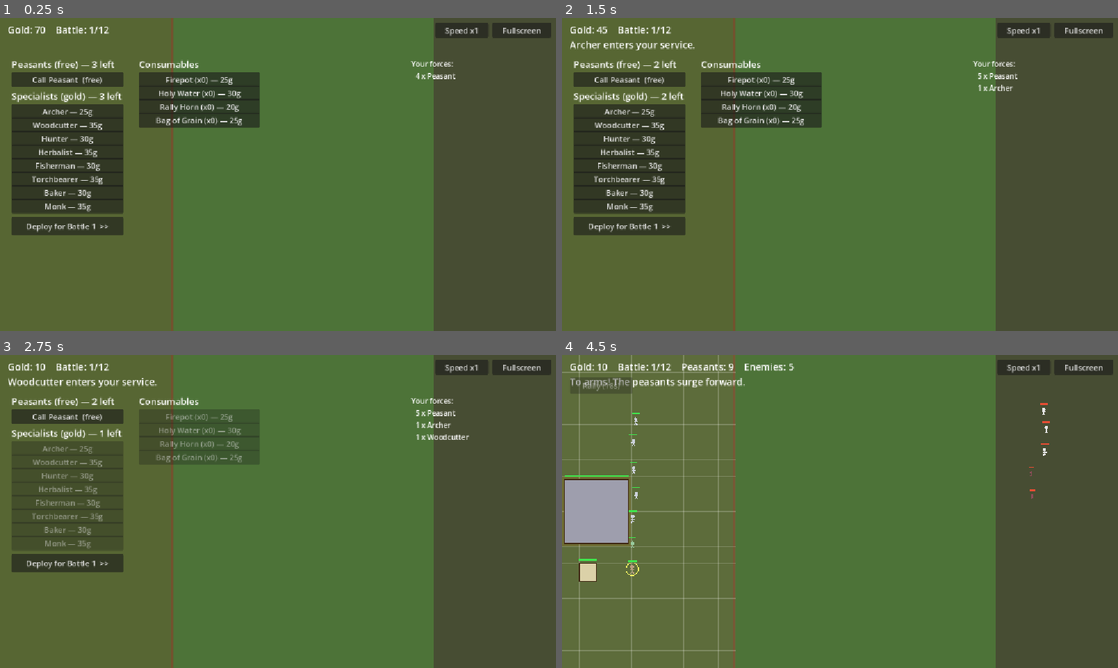
Above: before the commit, frames 1-4 (two rows, left to right).
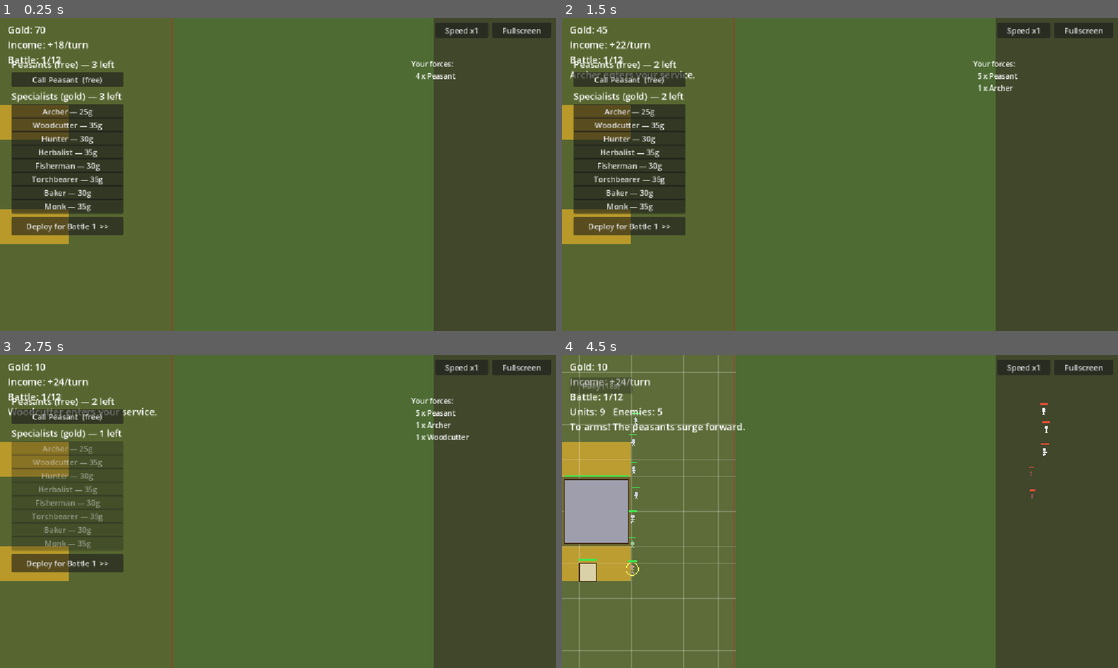
Above: after the commit, the same moments.

Repository: Jazzboy2567/protect-your-plot
Game: Godot game, scene res://Main.tscn
Two runs of this game, one before a commit and one after it. Both use one fixed random seed, a clock stepped at 60 frames per second and the inputs below.
Inputs:
- Up to frame 1 (0.25 s): no input
- Up to frame 2 (1.5 s): click "Call Peasant (free)" at 0.5 s; click "Archer — 25g" at 1.25 s
- Up to frame 3 (2.75 s): click "Woodcutter — 35g" at 2 s
- Up to frame 4 (4.5 s): click "Deploy for Battle 1 >>" at 2.75 s; click "Fight! >>" at 3.5 s; click "Rally!" at 4.25 s

The runs differ from the first frame. In frame 1, 6.8% of the frame differs, in the area x 0-47%, y 2-73%; in frame 2, 7.2%; in frame 3, 4.5%; in frame 4, 4.0%.

Commit message:
Remove consumables; first battlefield reskin pass
- Remove the consumables system entirely (defs, shop/battle UI, buy/use,
  state) — shelved per design
- HUD stacked: Gold / Income (+per turn) / Battle, matching the mockup
- Crop-flair strips above & below the castle footprint (placeholder yellow)
- Relic dock: a gold-ringed circle per relic taken, down the top-right
- Field palette nudged toward the mockup; grid stays deploy-only

Diff:
--- a/scripts/Main.gd
+++ b/scripts/Main.gd
@@ -43,13 +43,6 @@
 	"hawk_eye":         {"name": "Hawk Eye (ranged +30 range)", "cost": 45},
 	"berserkers_brew":  {"name": "Berserker's Brew (+40% dmg, -15% HP)", "cost": 55},
 }
-# One-use tactical items, activated during battle.
-const CONSUMABLE_DEFS := {
-	"firepot":     {"name": "Firepot", "cost": 25},
-	"holy_water":  {"name": "Holy Water", "cost": 30},
-	"rally_horn":  {"name": "Rally Horn", "cost": 20},
-	"grain_bag":   {"name": "Bag of Grain", "cost": 25},
-}
 const STRUCT_ITEMS := ["barricade", "spikes", "palisade", "stone_wall"]
 
 var gold: int = START_GOLD
@@ -62,7 +55,6 @@
 var rally_time: float = 0.0
 
 var relics: Array = []
-var consumables: Dictionary = {}
 var peasant_recruits: int = RECRUIT_CAP
 var specialist_recruits: int = RECRUIT_CAP
 var dead_this_battle: Array = []
@@ -242,7 +234,6 @@
 	rally_cd = 0.0
 	rally_time = 0.0
 	relics = []
-	consumables = {}
 	peasant_recruits = RECRUIT_CAP
 	specialist_recruits = RECRUIT_CAP
 	dead_this_battle = []
@@ -637,18 +628,6 @@
 	y += 10
 	_mk_button("Deploy for Battle %d  >>" % battle_num, Vector2(x, y), Vector2(232, 38), start_deploy)
 
-	# ---- Middle column: consumables (buildings are placed in the Deploy phase) ----
-	var mx := 288.0
-	var my := 82.0
-	_shop_header("Consumables", mx, my)
-	my += 30
-	for id in CONSUMABLE_DEFS:
-		var d: Dictionary = CONSUMABLE_DEFS[id]
-		var have: int = int(consumables.get(id, 0))
-		var b := _mk_button("%s (x%d) — %dg" % [d["name"], have, d["cost"]], Vector2(mx, my), Vector2(250, 26), func(): _buy_consumable(id))
-		b.disabled = gold < int(d["cost"])
-		my += 28
-
 	# ---- Right column: merchant relics every 4th battle, else roster ----
 	if battle_num % 4 == 0:
 		var rx := 560.0
@@ -727,15 +706,6 @@
 func _build_battle_ui() -> void:
 	_clear_panel()
 	rally_btn = _mk_button("Rally!", Vector2(16, 46), Vector2(130, 34), _rally)
-	# Consumable items along the bottom.
-	var cx := 16.0
-	for id in CONSUMABLE_DEFS:
-		var have: int = int(consumables.get(id, 0))
-		if have <= 0:
-			continue
-		var d: Dictionary = CONSUMABLE_DEFS[id]
-		_mk_button("%s (x%d)" % [d["name"], have], Vector2(cx, ARENA.y - 48), Vector2(150, 34), func(): _use_consumable(id))
-		cx += 156
 
 func _build_roster_label() -> void:
 	var comp := {}
@@ -792,9 +762,14 @@
 		c.queue_free()
 
 func _update_top() -> void:
-	var s := "Gold: %d    Battle: %d/%d" % [gold, battle_num, MAX_BATTLES]
+	var units := 0
+	for id in army:
+		if id in PEASANT_IDS or id in SPECIALIST_IDS:
+			units += 1
+	var income := 10 + 2 * units
+	var s := "Gold: %d\nIncome: +%d/turn\nBattle: %d/%d" % [gold, income, battle_num, MAX_BATTLES]
 	if phase == Phase.BATTLE:
-		s += "    Peasants: %d    Enemies: %d" % [peasants.size(), enemies.size()]
+		s += "\nUnits: %d   Enemies: %d" % [peasants.size(), enemies.size()]
 	if info_text != "":
 		s += "\n" + info_text
 	top_label.text = s
@@ -844,59 +819,6 @@
 	_build_shop_ui()
 	_update_top()
 
-func _buy_consumable(id: String) -> void:
-	var cost: int = int(CONSUMABLE_DEFS[id]["cost"])
-	if gold >= cost:
-		gold -= cost
-		consumables[id] = int(consumables.get(id, 0)) + 1
-		info_text = "Bought %s." % CONSUMABLE_DEFS[id]["name"]
-	else:
-		info_text = "Not enough gold."
-	_build_shop_ui()
-	_update_top()
-
-func _use_consumable(id: String) -> void:
-	if phase != Phase.BATTLE or int(consumables.get(id, 0)) <= 0:
-		return
-	consumables[id] = int(consumables[id]) - 1
-	match id:
-		"firepot":
-			var sorted := enemies.duplicate()
-			sorted.sort_custom(func(a, b): return a.global_position.x < b.global_position.x)
-			var n := 0
-			for e in sorted:
-				if is_instance_valid(e):
-					e.ignite(6.0, 4.0)
-					n += 1
-				if n >= 8:
-					break
-			flash_banner("Firepot!", Color(1, 0.6, 0.2))
-		"holy_water":
-			for e in enemies:
-				if is_instance_valid(e) and e.applies_plague:
-					e.take_damage(45.0, true)
-			for p in peasants:
-				p.plague_time = 0.0
-			flash_banner("Holy Water!", Color(0.8, 0.9, 1))
-		"rally_horn":
-			rally_time = 5.0
-			flash_banner("Rally!", Color(1, 0.9, 0.4))
-		"grain_bag":
-			for i in 4:
-				var u := _make_unit("peasant", 0)
-				u.position = Vector2(90, 210 + i * 50)
-				u.command_point = u.position
-				_apply_relics(u)
-				world.add_child(u)
-				peasants.append(u)
-			flash_banner("Reinforcements!", Color(0.7, 1, 0.7))
-		"plague_cure":
-			for p in peasants:
-				p.plague_time = 0.0
-			flash_banner("Plague cured!", Color(0.6, 1, 0.6))
-	_build_battle_ui()
-	_update_top()
-
 func _rally() -> void:
 	if rally_cd <= 0.0:
 		rally_time = 5.0
@@ -919,17 +841,33 @@
 # ---------------------------------------------------------------- helpers / background
 
 func _draw() -> void:
-	draw_rect(Rect2(Vector2.ZERO, ARENA), Color(0.30, 0.45, 0.22))            # field
-	draw_rect(Rect2(Vector2.ZERO, Vector2(360, ARENA.y)), Color(0.34, 0.40, 0.20))  # your tilled plot
-	draw_line(Vector2(FENCE_X, 0), Vector2(FENCE_X, ARENA.y), Color(0.45, 0.32, 0.18), 4.0) # fence
-	draw_rect(Rect2(Vector2(900, 0), Vector2(252, ARENA.y)), Color(0.28, 0.30, 0.20)) # enemy approach
-	# Build grid over your side during deploy.
+	draw_rect(Rect2(Vector2.ZERO, ARENA), Color(0.30, 0.42, 0.20))                       # field
+	draw_rect(Rect2(Vector2.ZERO, Vector2(FENCE_X, ARENA.y)), Color(0.34, 0.40, 0.19))   # your tilled plot
+	draw_rect(Rect2(Vector2(900, 0), Vector2(252, ARENA.y)), Color(0.25, 0.28, 0.17))    # enemy approach
+
+	# Crop flair (placeholder yellow) above & below the castle footprint.
+	var cx0 := CASTLE_GX * TILE
+	var cw := CASTLE_SPAN * TILE
+	draw_rect(Rect2(cx0, (CASTLE_GY - 2) * TILE, cw, 2 * TILE), Color(0.72, 0.60, 0.16))
+	draw_rect(Rect2(cx0, (CASTLE_GY + CASTLE_SPAN) * TILE, cw, 2 * TILE), Color(0.72, 0.60, 0.16))
+
+	draw_line(Vector2(FENCE_X, 0), Vector2(FENCE_X, ARENA.y), Color(0.45, 0.32, 0.18), 4.0)  # fence
+
+	# Build grid over your side during deploy (hidden once the battle starts).
 	if phase == Phase.DEPLOY:
 		for gx in GRID_COLS:
 			for gy in GRID_ROWS:
 				var r := Rect2(gx * TILE, gy * TILE, TILE, TILE)
 				draw_rect(r, Color(1, 0.6, 0.2, 0.14) if _tile_occupied(gx, gy) else Color(1, 1, 1, 0.04))
 				draw_rect(r, Color(1, 1, 1, 0.10), false, 1.0)
+
+	# Relic dock: a gold-ringed circle per relic taken, down the top-right.
+	var ry := 52.0
+	for i in relics.size():
+		draw_circle(Vector2(ARENA.x - 24.0, ry), 11.0, Color(0.12, 0.10, 0.05, 0.85))
+		draw_arc(Vector2(ARENA.x - 24.0, ry), 11.0, 0.0, TAU, 22, Color(0.66, 0.49, 0.13), 2.0)
+		ry += 28.0
+
 	if _dragging:
 		draw_rect(_sel_rect, Color(1, 1, 0.4, 0.12))
 		draw_rect(_sel_rect, Color(1, 1, 0.4, 0.7), false, 1.5)
